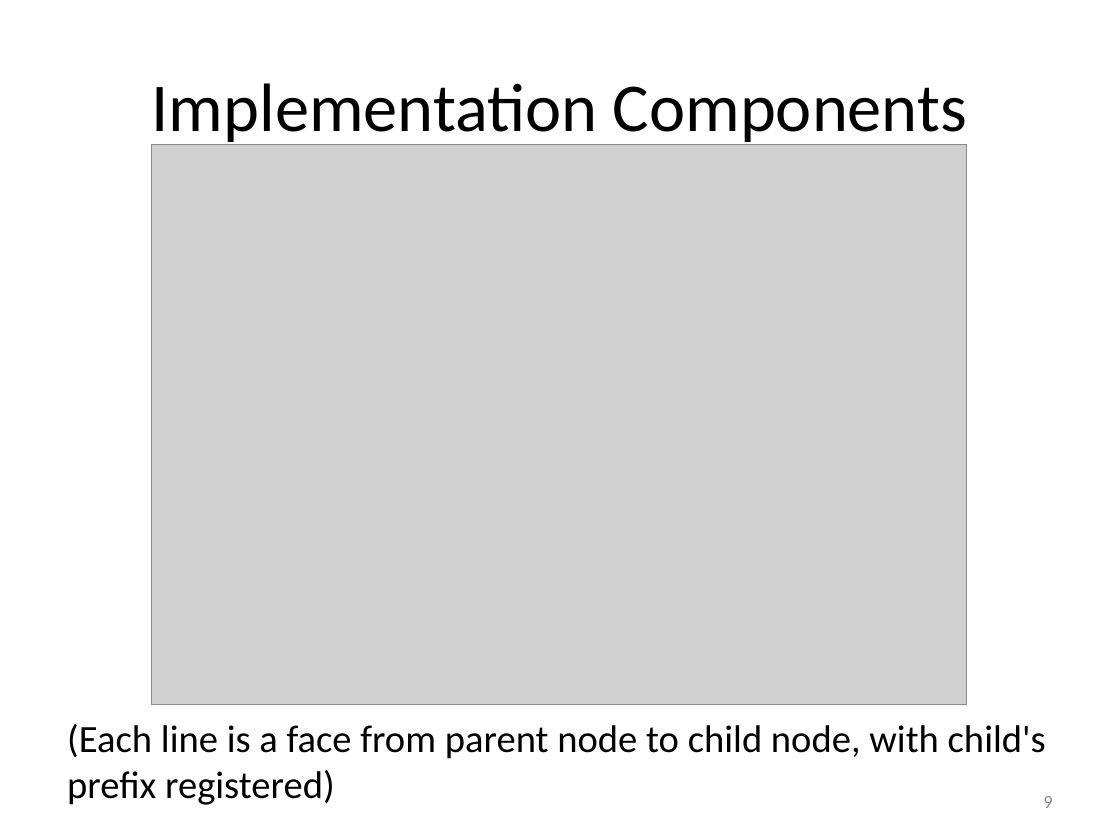
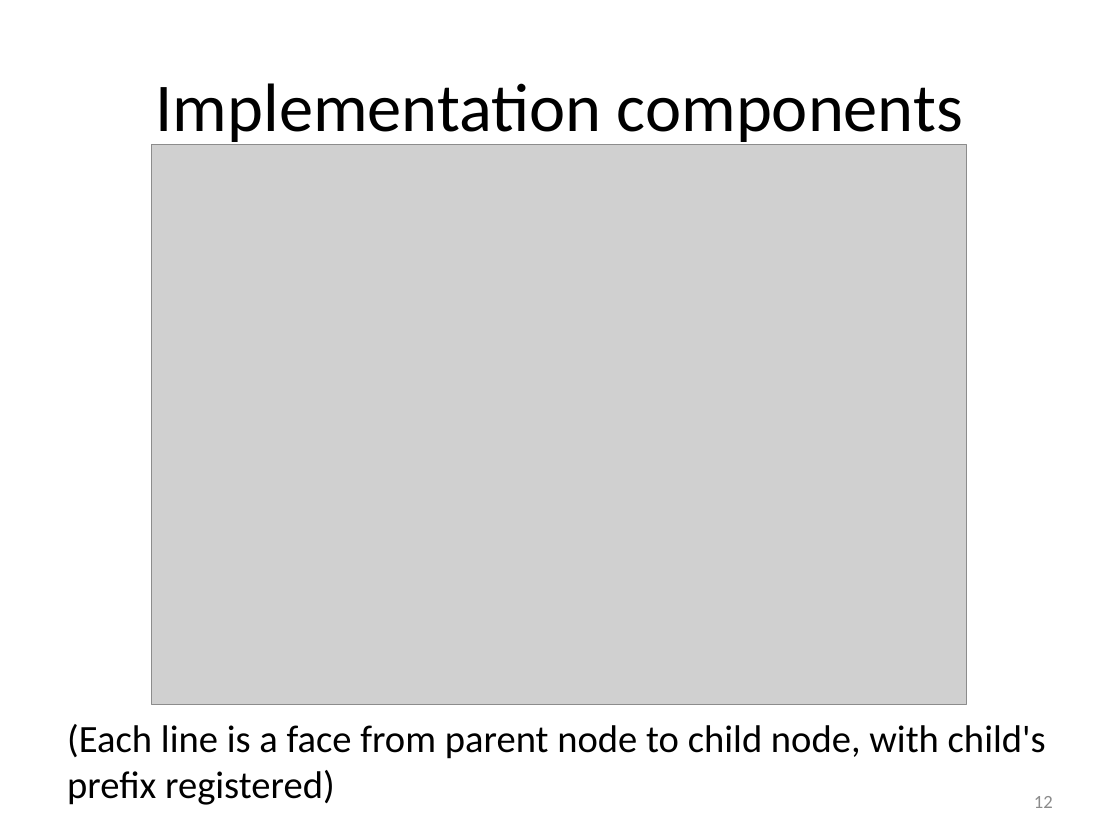
Before and after one commit to HHHlaing/bms-node, a slide deck: slide 12 of bms-poster-presentations/presentations/bms-application-design.pptx (slide 9 before the commit). Drawn at 1120x840 pixels with LibreOffice and Linux fonts; fonts in the diff are those of the drawing; grey boxes stand for pictures. Boxes give left, top, right and bottom in pixels: in the first picture for what was removed or moved away, otherwise in the second. Text is boxed around its words. In the diff, an @@ line names an element or a change of style, - is before the commit and + after.

```diff
--- a/bms-poster-presentations/presentations/bms-application-design.pptx
+++ b/bms-poster-presentations/presentations/bms-application-design.pptx
@@ title at [156,83,963,147]: text changed @@
-Implementation Components
+Implementation components
@@ page number at [1034,796,1053,808]: text changed @@
-9
+12
```
Also in this commit, not shown: 8 other slides changed, 3 slides added, 6 other files.
